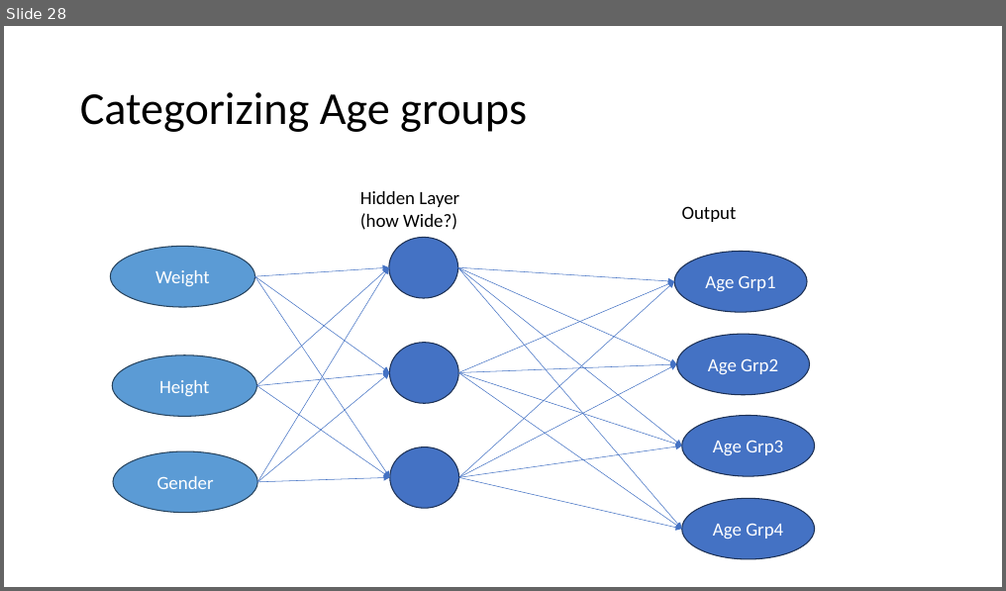
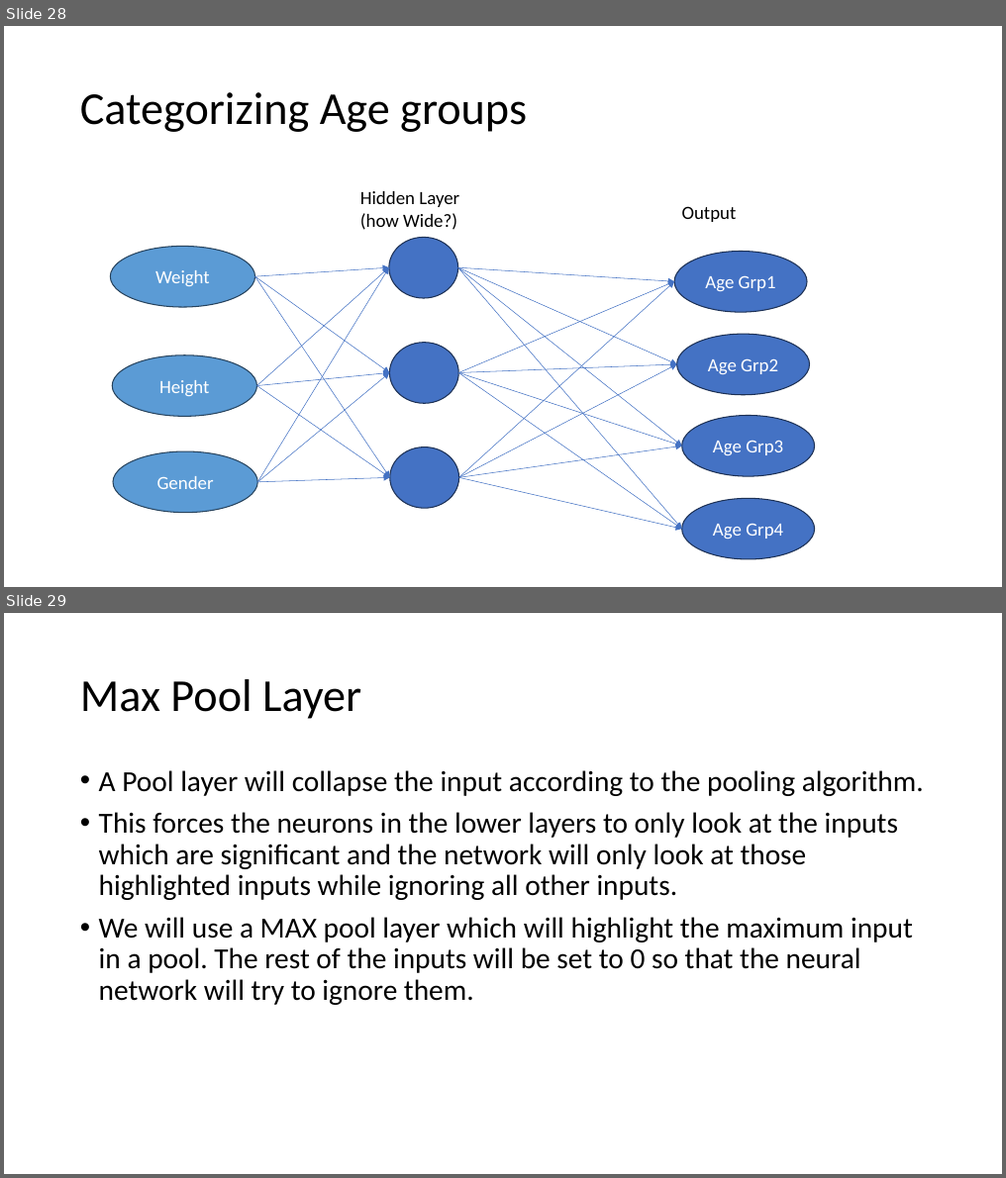
Before and after one commit to mustafa-behrainwala/simpleNN, a slide deck: Introduction To Neural Networks and AI.pptx. Shown one above the other, each under a label of ours: slide 28 before the commit, slides 28 and 29 after it. The pictures are 1006x591 and 1006x1178 pixels, drawn with LibreOffice and Linux fonts; fonts in the diff are those of the drawing. Boxes give left, top, right and bottom in pixels: in the first picture for what was removed or moved away, otherwise in the second. Text is boxed around its words. In the diff, an @@ line names an element or a change of style, - is before the commit and + after.

Commit message:
Adding the Max Pool Layer

```diff
--- a/Introduction To Neural Networks and AI.pptx
+++ b/Introduction To Neural Networks and AI.pptx
@@ slide 29 added at [4, 613, 1002, 1174], background #FFFFFF @@
@@ title added at [80, 679, 361, 719], 44 pt, text #000000 @@
+Max Pool Layer
@@ text added at [99, 770, 924, 1005], 28 pt, text #000000 @@
+• A Pool layer will collapse the input according to the pooling algorithm.
+• This forces the neurons in the lower layers to only look at the inputs which are significant and the network will only look at those highlighted inputs while ignoring all other inputs.
+• We will use a MAX pool layer which will highlight the maximum input in a pool. The rest of the inputs will be set to 0 so that the neural network will try to ignore them.
```
Also in this commit, not shown: 2 other slides added.
